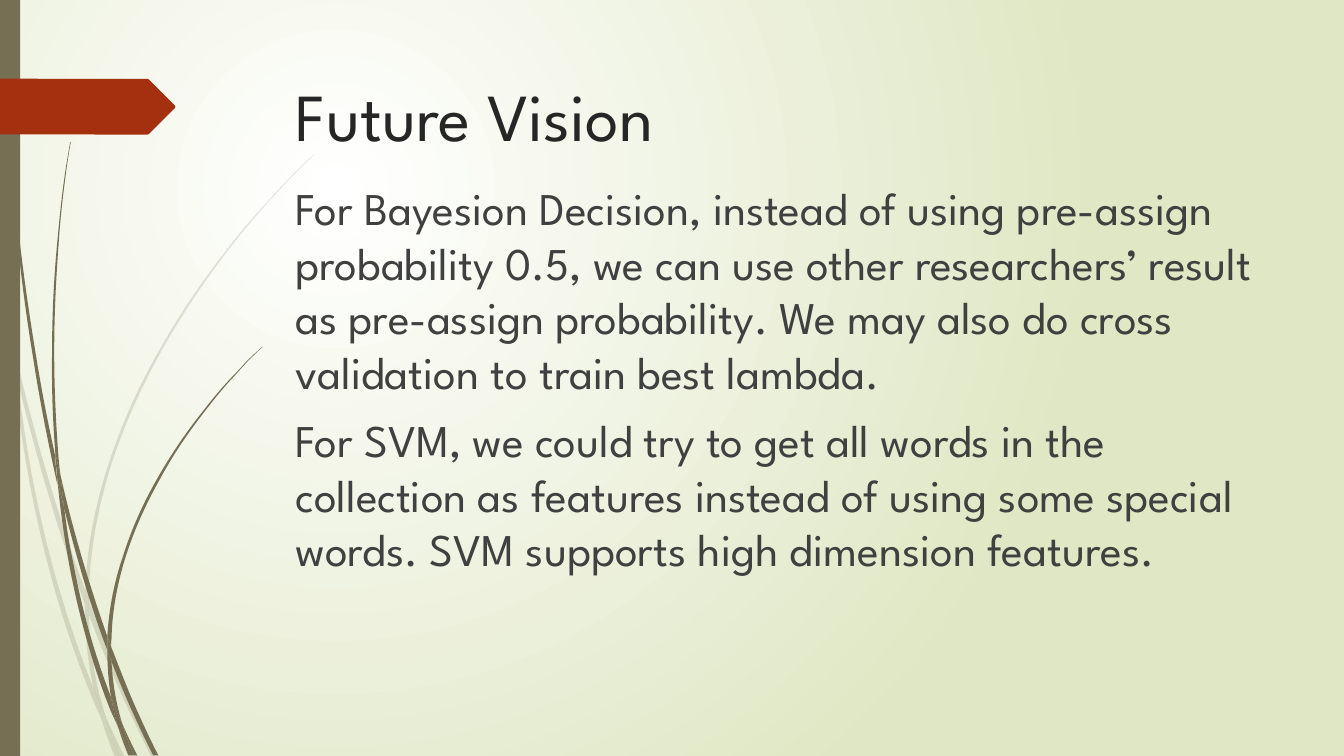
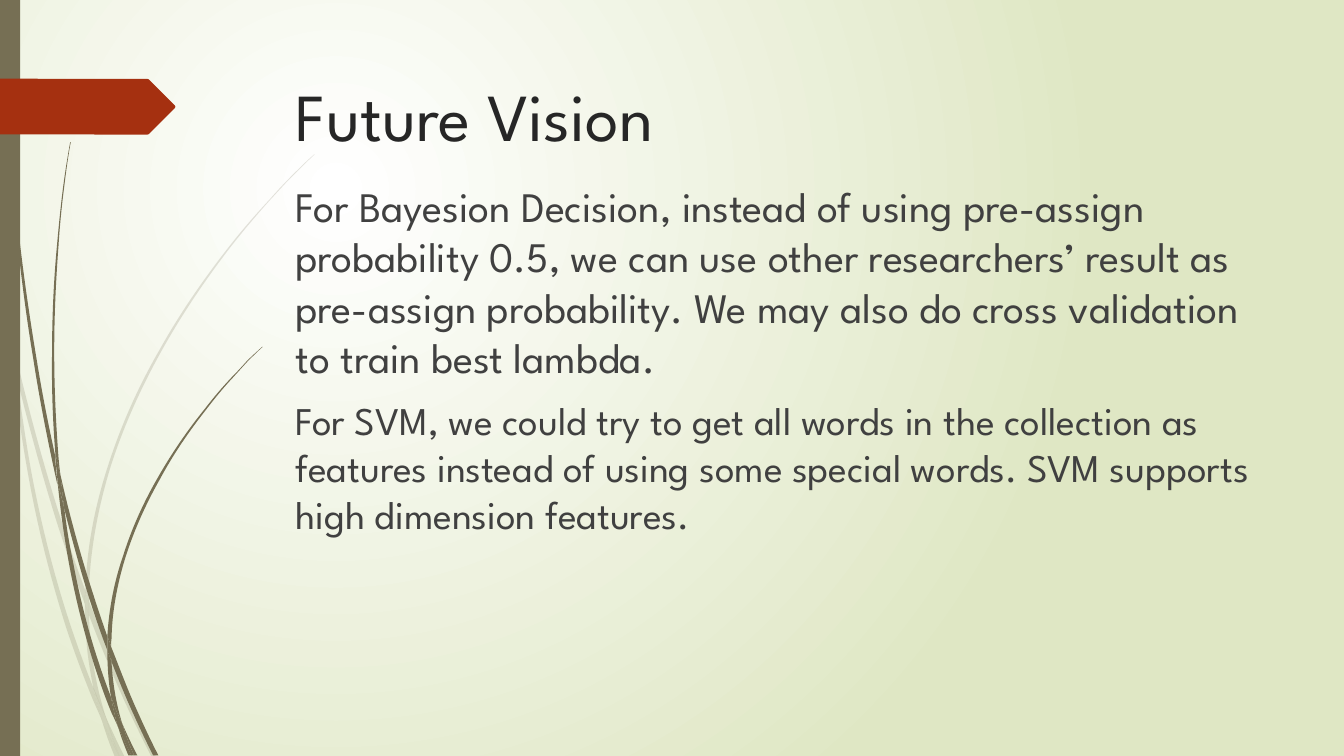
Before and after one commit to WUJJU/SpamEmailClassification, a slide deck: slide 13 of SpamEmailClassification/ml final.pptx. Drawn at 1344x756 pixels with LibreOffice and Linux fonts; fonts in the diff are those of the drawing. Boxes give left, top, right and bottom in pixels: in the first picture for what was removed or moved away, otherwise in the second. Text is boxed around its words. In the diff, an @@ line names an element or a change of style, - is before the commit and + after.

```diff
--- a/SpamEmailClassification/ml final.pptx
+++ b/SpamEmailClassification/ml final.pptx
@@ text "For Bayesion Decision, instead of ..." at [295,192,1249,538]: size 32.4 to 30 pt in "For Bayesion Decision, instead of using pre-assign ..."; size 32.4 to 28 pt in "For SVM, we could try to get ..." @@
```
Also in this commit, not shown: 1 other slide changed, 4 other files.
